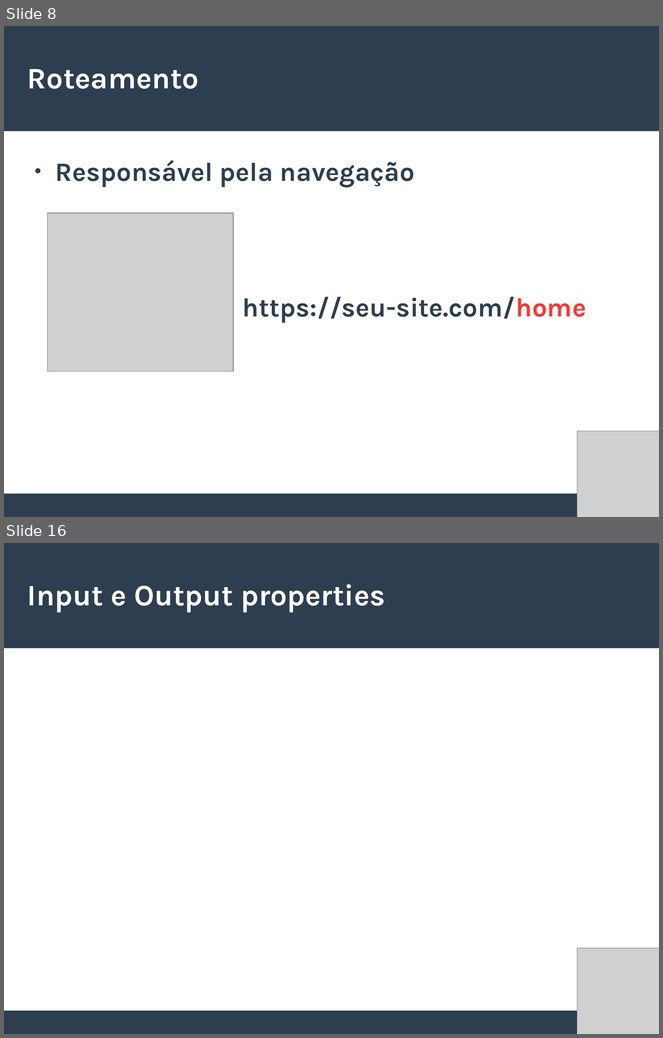
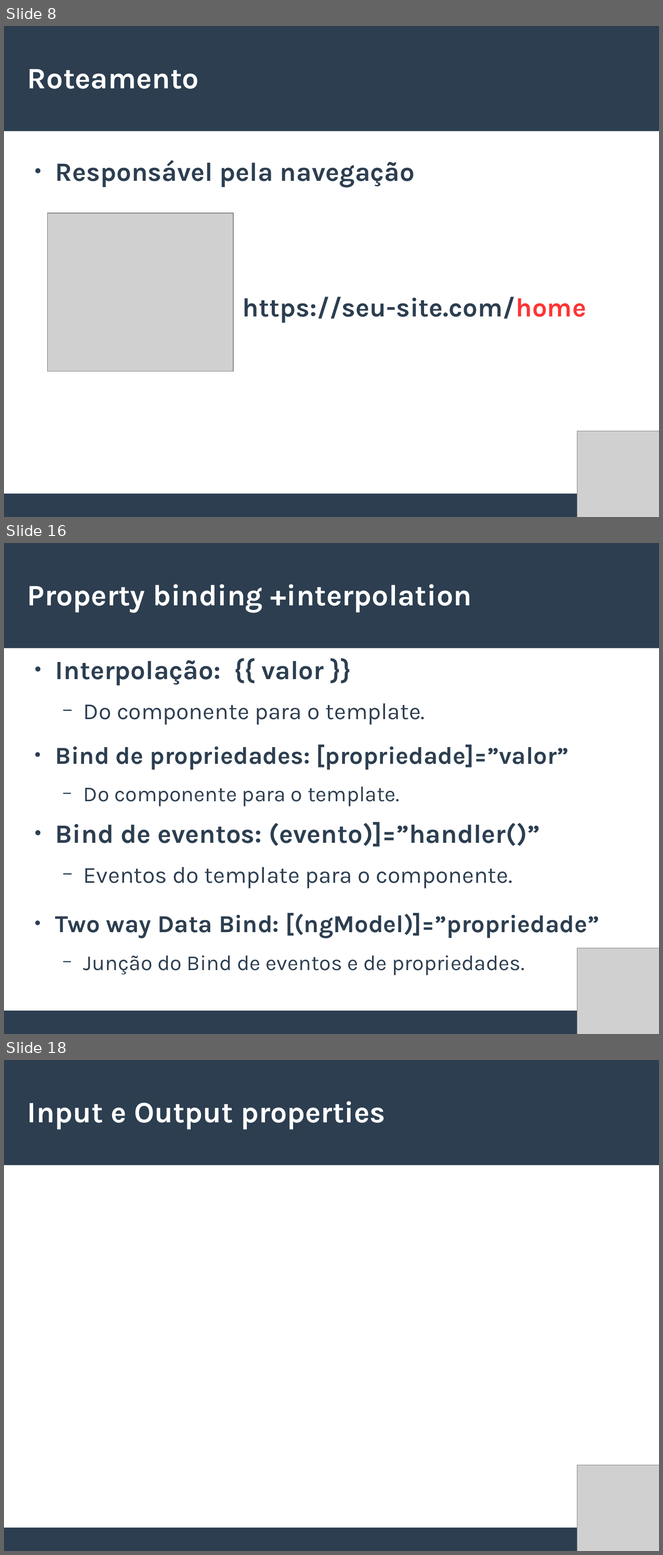
Before and after one commit to willianmarquesfreire/AulasAngular2, a slide deck: Slides.odp. Shown one above the other, each under a label of ours: slides 8 and 16 before the commit, slides 8, 16 and 18 after it; the slides between them are not shown. The pictures are 663x1038 and 663x1555 pixels, drawn with LibreOffice and Linux fonts; fonts in the diff are those of the drawing; grey boxes stand for pictures. Boxes give left, top, right and bottom in pixels: in the first picture for what was removed or moved away, otherwise in the second. Text is boxed around its words. In the diff, an @@ line names an element or a change of style, - is before the commit and + after.

```diff
--- a/Slides.odp
+++ b/Slides.odp
@@ slide 16 added at (4, 543, 659, 1034), background #FFFFFF; not listed: 2 template elements that a slide beside it also shows @@
@@ title added at (27, 584, 472, 613), 36 pt, text #FFFFFF, bold @@
+Property binding +interpolation
@@ text added at (55, 660, 425, 725), 28 pt, text #2C3E50 @@
+● Interpolação: {{ valor }}
+  − Do componente para o template.
@@ text added at (55, 745, 569, 807), 29.6 pt, text #2C3E50, bold @@
+● Bind de propriedades: [propriedade]=”valor”
+  − Do componente para o template.
@@ text added at (55, 822, 540, 889), 32 pt, text #2C3E50, bold @@
+● Bind de eventos: (evento)]=”handler()”
+  − Eventos do template para o componente.
@@ text added at (55, 913, 600, 976), 29.6 pt, text #2C3E50, bold @@
+● Two way Data Bind: [(ngModel)]=”propriedade”
+  − Junção do Bind de eventos e de propriedades.
@@ picture added at (578, 949, 659, 1034) @@
@@ what was slide 16 is now slide 18 @@
```
Also in this commit, not shown: 4 slides changed, 4 other slides added, 3 slides removed, 41 other files.
